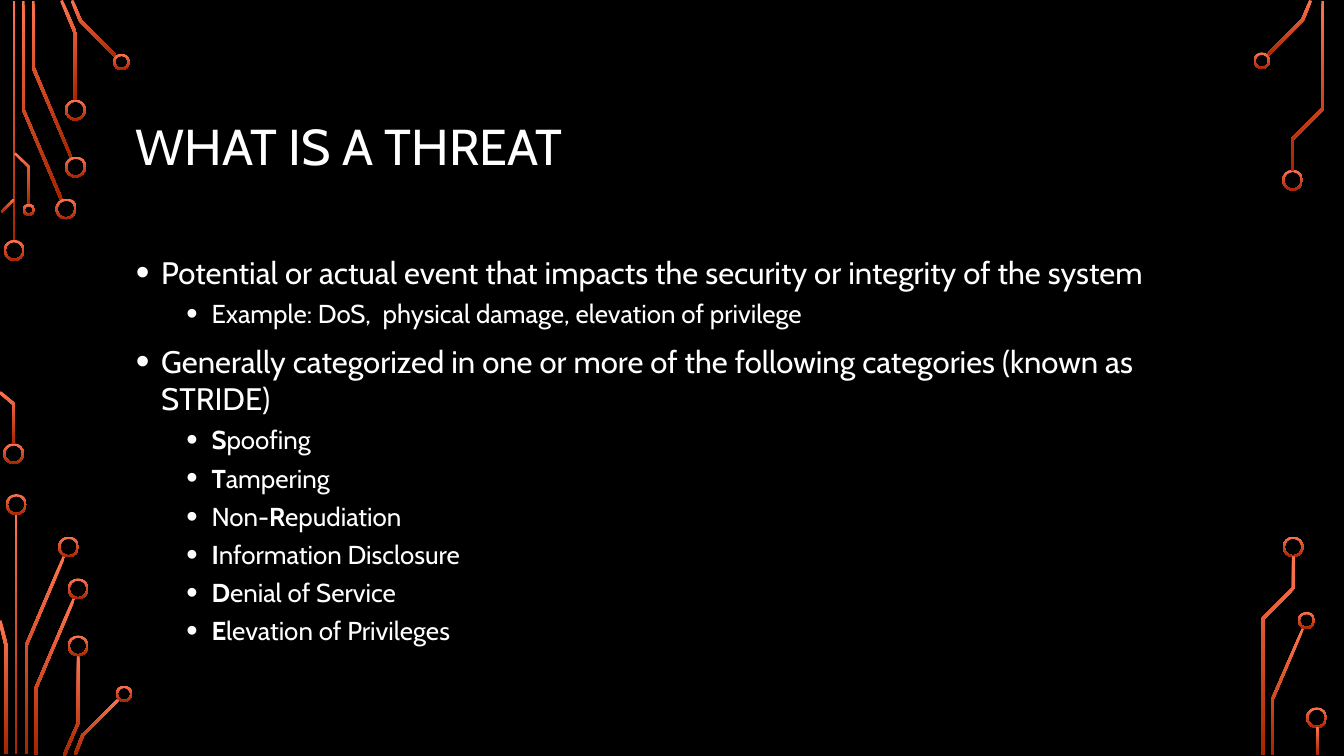
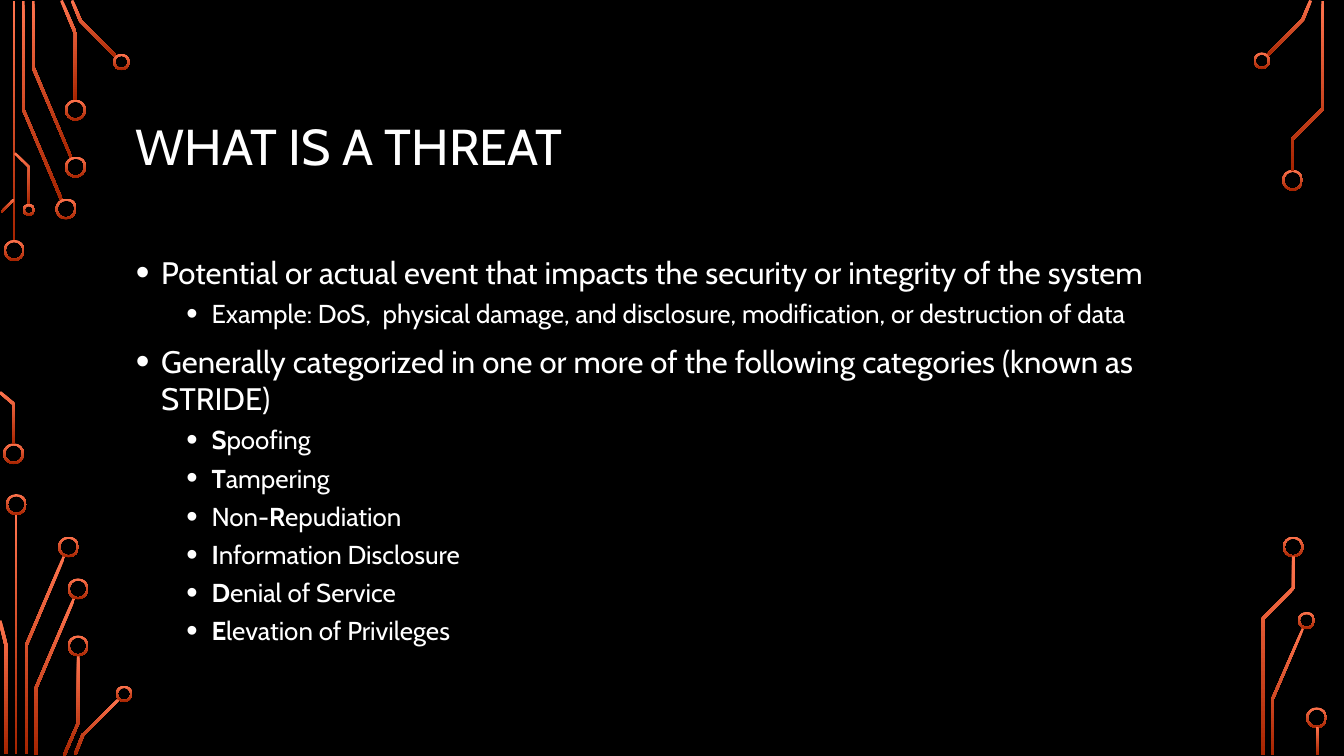
Before and after one commit to alexschneider/Sample-Threat-Model, a slide deck: slide 3 of Threat Modeling.pptx. Drawn at 1344x756 pixels with LibreOffice and Linux fonts; fonts in the diff are those of the drawing; background and template pictures are left out. Boxes give left, top, right and bottom in pixels: in the first picture for what was removed or moved away, otherwise in the second. Text is boxed around its words. In the diff, an @@ line names an element or a change of style, - is before the commit and + after.

```diff
--- a/Threat Modeling.pptx
+++ b/Threat Modeling.pptx
@@ text at [212, 303, 1125, 328]: text changed @@
-  • Example: DoS, physical damage, elevation of privilege
+  • Example: DoS, physical damage, and disclosure, modification, or destruction of data
```
Also in this commit, not shown: 3 other slides changed, 2 other files.
